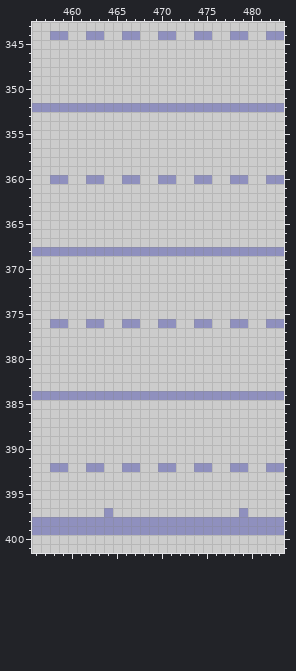
Two states of a pixel-art file, Project Files/Art Sheets/Main Cast Miyu.aseprite. Above: the version before the commit.
1040x560 pixels, 1 frame. Colours within 5 levels of each other are drawn and written as one. Shown: x 456..483, y 343..401. The commit also changed other parts of the picture, which this record leaves out.
And afterwards:
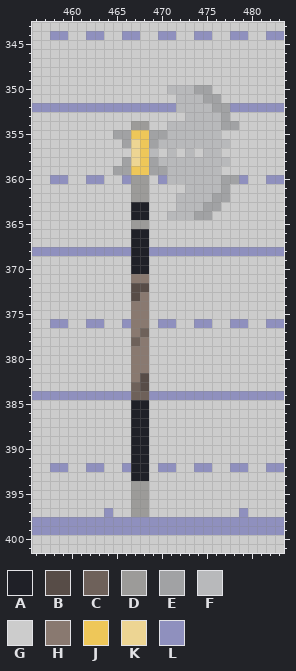
Palette (. is transparent): A #1f2027  B #574c47  C #6e615a  D #9c9b99  E #a1a2a4  F #b8b9bb  G #cccccc  H #897970  J #eec759  K #edd593  L #8f90be
Diff:
--- layer "Artwork"
@@ x 463..480 @@
 349 GGGGGGGGGGGGGGGGGG
-350 GGGGGGGGGGGGGGGGGG
-351 GGGGGGGGGGGGGGGGGG
-352 LLLLLLLLLLLLLLLLLL
-353 GGGGGGGGGGGGGGGGGG
-354 GGGGGGGGGGGGGGGGGG
-355 GGGGGGGGGGGGGGGGGG
-356 GGGGGGGGGGGGGGGGGG
-357 GGGGGGGGGGGGGGGGGG
-358 GGGGGGGGGGGGGGGGGG
-359 GGGGGGGGGGGGGGGGGG
-360 LGGLLGGLLGGLLGGLLG
-361 GGGGGGGGGGGGGGGGGG
-362 GGGGGGGGGGGGGGGGGG
-363 GGGGGGGGGGGGGGGGGG
-364 GGGGGGGGGGGGGGGGGG
-365 GGGGGGGGGGGGGGGGGG
-366 GGGGGGGGGGGGGGGGGG
-367 GGGGGGGGGGGGGGGGGG
-368 LLLLLLLLLLLLLLLLLL
-369 GGGGGGGGGGGGGGGGGG
-370 GGGGGGGGGGGGGGGGGG
-371 GGGGGGGGGGGGGGGGGG
-372 GGGGGGGGGGGGGGGGGG
-373 GGGGGGGGGGGGGGGGGG
-374 GGGGGGGGGGGGGGGGGG
-375 GGGGGGGGGGGGGGGGGG
-376 LGGLLGGLLGGLLGGLLG
-377 GGGGGGGGGGGGGGGGGG
-378 GGGGGGGGGGGGGGGGGG
-379 GGGGGGGGGGGGGGGGGG
-380 GGGGGGGGGGGGGGGGGG
-381 GGGGGGGGGGGGGGGGGG
-382 GGGGGGGGGGGGGGGGGG
-383 GGGGGGGGGGGGGGGGGG
-384 LLLLLLLLLLLLLLLLLL
-385 GGGGGGGGGGGGGGGGGG
-386 GGGGGGGGGGGGGGGGGG
-387 GGGGGGGGGGGGGGGGGG
-388 GGGGGGGGGGGGGGGGGG
-389 GGGGGGGGGGGGGGGGGG
-390 GGGGGGGGGGGGGGGGGG
-391 GGGGGGGGGGGGGGGGGG
-392 LGGLLGGLLGGLLGGLLG
-393 GGGGGGGGGGGGGGGGGG
-394 GGGGGGGGGGGGGGGGGG
-395 GGGGGGGGGGGGGGGGGG
-396 GGGGGGGGGGGGGGGGGG
-397 GLGGGGGGGGGGGGGGLG
+350 GGGGGGGGFFFEEGGGGG
+351 GGGGGGGGGFFFEEGGGG
+352 LLLLLLLLLFFFFEELLL
+353 GGGGGGGGGGFFFFEGGG
+354 GGGGDDGGFFFFFFEEGG
+355 GGEEJJEEFFFFFFGGGG
+356 GGGEKJEFFFFFFFFGGG
+357 GGGGKJFGFGFGFFGGGG
+358 GGGEKJEFFFFFFFFGGG
+359 GGEEJJEEFFFFFFGGGG
+360 LGGLDDGLFFFFFFEELG
+361 GGGGDDGGGGFFFFEGGG
+362 GGGGDDGGGFFFFEEGGG
+363 GGGGAAGGGFFFEEGGGG
+364 GGGGAAGGFFFEEGGGGG
+365 GGGGDDGGGGGGGGGGGG
+366 GGGGAAGGGGGGGGGGGG
+367 GGGGAAGGGGGGGGGGGG
+368 LLLLAALLLLLLLLLLLL
+369 GGGGAAGGGGGGGGGGGG
+370 GGGGAAGGGGGGGGGGGG
+371 GGGGHHGGGGGGGGGGGG
+372 GGGGBBGGGGGGGGGGGG
+373 GGGGBHGGGGGGGGGGGG
+374 GGGGHHGGGGGGGGGGGG
+375 GGGGHHGGGGGGGGGGGG
+376 LGGLHHGLLGGLLGGLLG
+377 GGGGHCGGGGGGGGGGGG
+378 GGGGCHGGGGGGGGGGGG
+379 GGGGHHGGGGGGGGGGGG
+380 GGGGHHGGGGGGGGGGGG
+381 GGGGHHGGGGGGGGGGGG
+382 GGGGHBGGGGGGGGGGGG
+383 GGGGCBGGGGGGGGGGGG
+384 LLLLCCLLLLLLLLLLLL
+385 GGGGAAGGGGGGGGGGGG
+386 GGGGAAGGGGGGGGGGGG
+387 GGGGAAGGGGGGGGGGGG
+388 GGGGAAGGGGGGGGGGGG
+389 GGGGAAGGGGGGGGGGGG
+390 GGGGAAGGGGGGGGGGGG
+391 GGGGAAGGGGGGGGGGGG
+392 LGGLAAGLLGGLLGGLLG
+393 GGGGAAGGGGGGGGGGGG
+394 GGGGDDGGGGGGGGGGGG
+395 GGGGDDGGGGGGGGGGGG
+396 GGGGDDGGGGGGGGGGGG
+397 GLGGDDGGGGGGGGGGLG
 398 LLLLLLLLLLLLLLLLLL
Boxes around the changes in both pictures, in picture pixels (x1, y1, x2, y2):
changed: (113, 85, 239, 517)
